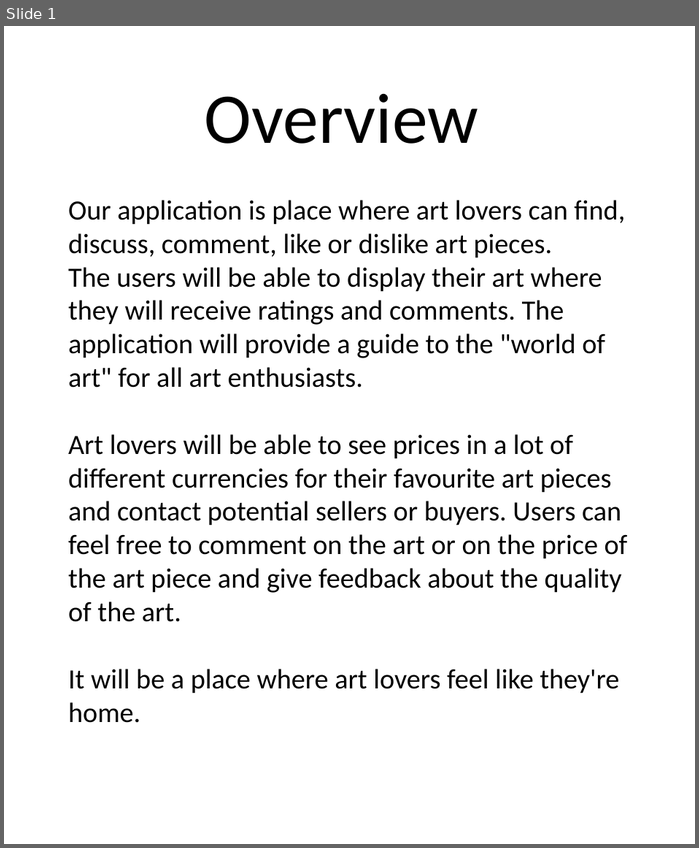
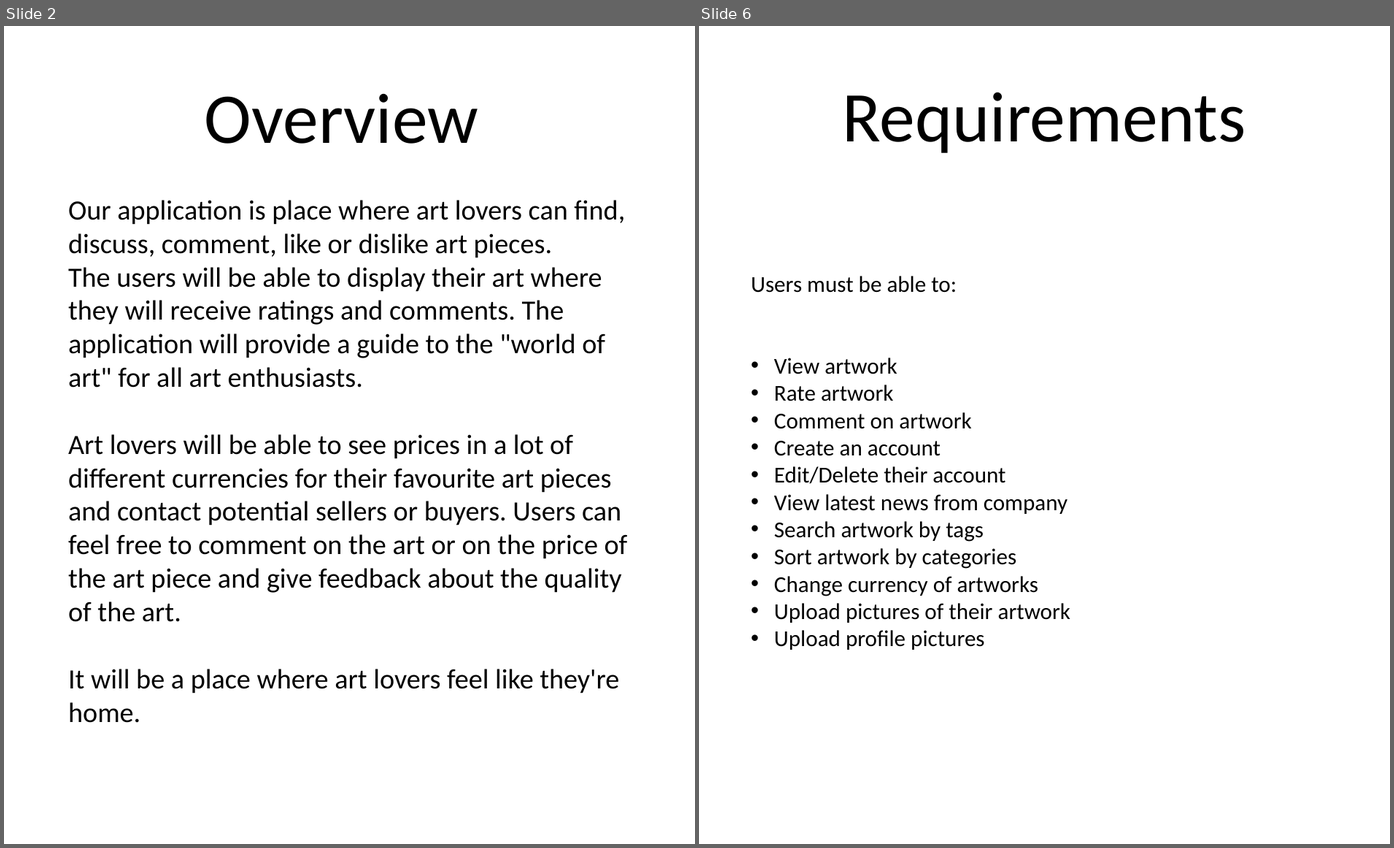
Before and after one commit to GilesMunn/artbud, a slide deck: Design Specification.pptx. Shown side by side, each under a label of ours: slide 1 before the commit, slides 2 and 6 after it; the slides between them are not shown. The pictures are 699x848 and 1394x848 pixels, drawn with LibreOffice and Linux fonts; fonts in the diff are those of the drawing. Boxes give left, top, right and bottom in pixels: in the first picture for what was removed or moved away, otherwise in the second. Text is boxed around its words. In the diff, an @@ line names an element or a change of style, - is before the commit and + after.

```diff
--- a/Design Specification.pptx
+++ b/Design Specification.pptx
@@ slide 6 added at box(699, 26, 1390, 844), background #FFFFFF @@
@@ text added at box(842, 92, 1246, 153), 138 pt, text #000000 @@
+Requirements
@@ text added at box(751, 276, 1071, 649), 44 pt, text #000000 @@
+Users must be able to:
+• View artwork
+• Rate artwork
+• Comment on artwork
+• Create an account
+• Edit/Delete their account
+• View latest news from company
+• Search artwork by tags
+• Sort artwork by categories
+• Change currency of artworks
+• Upload pictures of their artwork
+• Upload profile pictures
@@ what was slide 1 is now slide 2 @@
```
Also in this commit, not shown: 4 other slides added, 1 other file.
